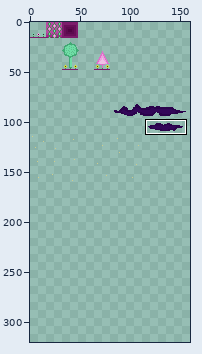
One commit to this sprite sheet: map/tilesheet.png. Above: a wide view before the commit, with the close-up outlined.
Close-up. Before:
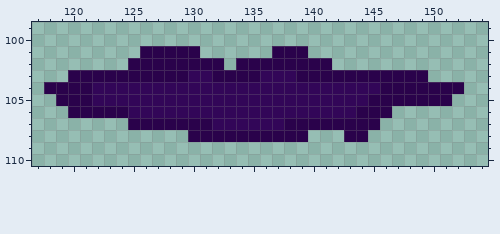
The file is 160x160 pixels. Pixels under 10% opacity are left out. Shown: x 117..154, y 99..110. The old version is drawn lined up with the new one, on the new canvas. The wide view leaves out empty margins. The commit also changed other parts of the picture, which this record leaves out.
After the commit:
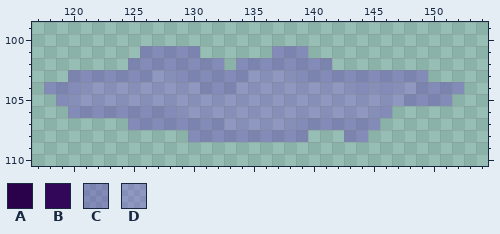
Palette (. is transparent): A #2a024b  B #320658  C #5717c14c  D #7a3edc4c
From old to new:
canvas 160x160 -> 320x320
y 101: x 126..130 AAAAA -> CCCCC; x 137..139 AAA -> CCC
y 102: x 125..132 AAAAAAAA -> CCCCCCCC; x 134..141 AAAAAAAA -> CCCCCCCC
y 103: x 120..149 AAAAAAAAAABBAAAABBBAAAAAAAAAAA -> CCCCCCCDDCCCCCCDDDDCCCCCCCCCCC
y 104: x 118..152 AAAABBBBBBBBBBBBBBBBBBBBBBBBAAAAAAA -> CCCDDDDDDDDDDCCCDDDDDDDDDDCDCDDCCCC
y 105: x 119..151 AAABBBBBBBBBBBBBBBBBBBBBBBAAAAAAA -> CDDDDDDDDDDDDDDDDDDDDDDDDDDDDCCCC
y 106: x 120..146 AAAAABBBBBBBBBBBBBBBBBBBAAA -> CCCCCCCCCDDDDDDDDDDDDDDDDDC
y 107: x 125..145 AAAAAAABBBBBBAAAAAAAA -> CCCCCCCCDDDDDDCCCCCCC
y 108: x 130..139 AAAAAAAAAA -> CCCCCCCCCC; x 143..144 AA -> CC
Boxes around the changes in both close-ups, in picture pixels (x1, y1, x2, y2):
changed: (44, 46, 464, 142)
